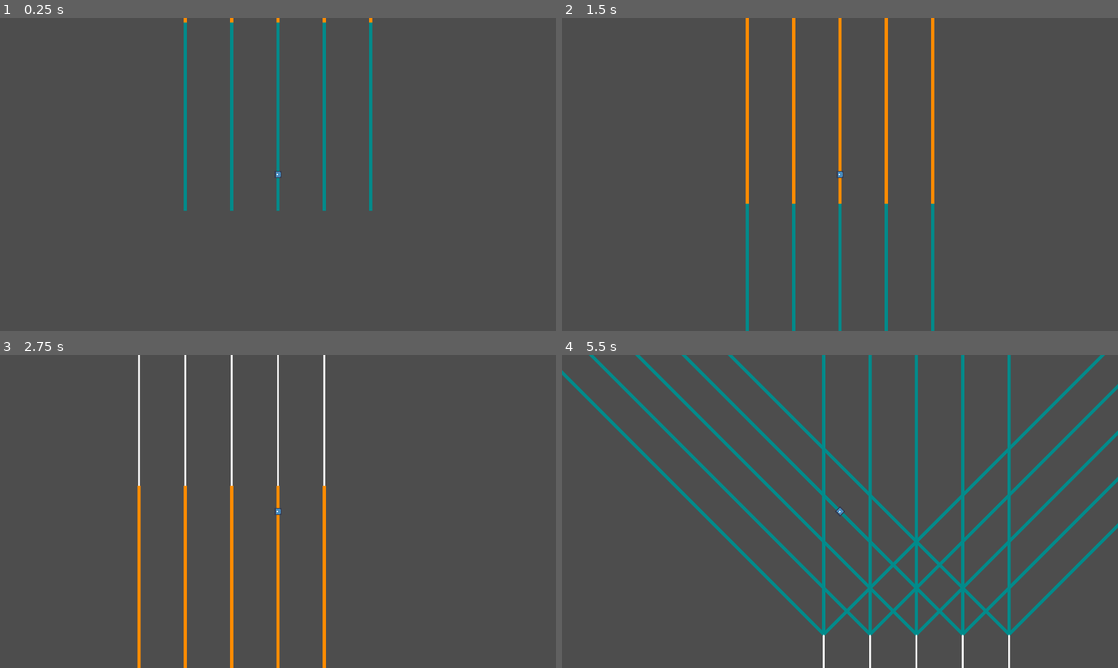
Above: before the commit, frames 1-4 (two rows, left to right).
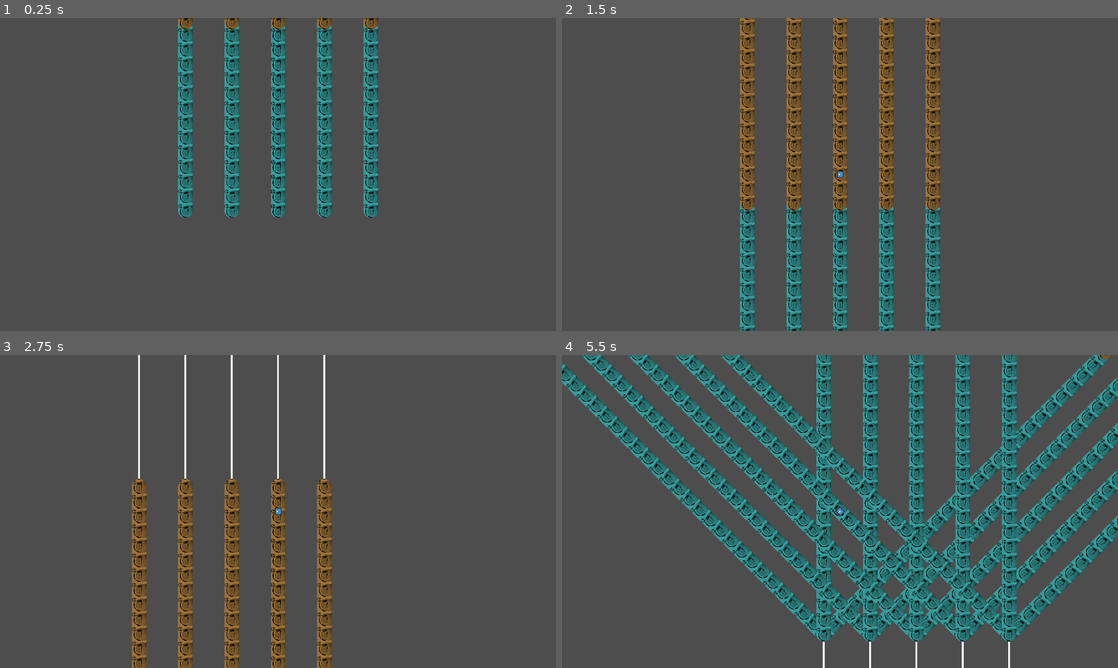
Above: after the commit, the same moments.

Repository: elpozewaunig/LanLinerReconciliation
Game: Godot game, scene res://scenes/main.tscn
The game is run twice, just before and just after one commit, with the same random seed, the same clock (stepped at 60 frames per second) and the same inputs. The engine's default icon, where the game draws it, is replaced by a stand-in: a white triangle on a blue panel in a dark square.
Inputs:
- Up to frame 1 (0.25 s): no input
- Up to frame 2 (1.5 s): hold Right (ui_right) 0.53-1.28 s; hold Left (ui_left) from 1.28 s (still down)
- Up to frame 3 (2.75 s): release Left (ui_left) at 2.03 s; hold Right (ui_right) from 2.03 s (still down)
- Up to frame 4 (5.5 s): release Right (ui_right) at 2.78 s; hold Up (ui_up) 2.78-3.53 s; hold Left (ui_left) from 3.53 s (still down)

The runs differ from the first frame. In frame 1, 8.1% of the frame differs, in the area x 32-68%, y 0-64%; in frame 2, 13%; in frame 3, 7.6%; in frame 4, 34%, in the area x 0-100%, y 0-92%.

Commit message:
seal

Diff:
--- /dev/null
+++ b/scenes/slowLine.tscn
@@ -0,0 +1,12 @@
+[gd_scene load_steps=2 format=3 uid="uid://8b58vqkl0e3i"]
+
+[ext_resource type="Texture2D" uid="uid://2xi35uca4m1k" path="res://assets/sealtileSlow.jpg" id="1_pp30w"]
+
+[node name="SealTextLine" type="Line2D"]
+texture_repeat = 2
+width = 50.0
+texture = ExtResource("1_pp30w")
+texture_mode = 1
+joint_mode = 1
+begin_cap_mode = 2
+end_cap_mode = 2
--- /dev/null
+++ b/scenes/speedLine.tscn
@@ -0,0 +1,12 @@
+[gd_scene load_steps=2 format=3 uid="uid://bx7vpo0wa7iyy"]
+
+[ext_resource type="Texture2D" uid="uid://dw0v0omd5p321" path="res://assets/sealtileFast.jpg" id="1_742vp"]
+
+[node name="SealTextLine" type="Line2D"]
+texture_repeat = 2
+width = 50.0
+texture = ExtResource("1_742vp")
+texture_mode = 1
+joint_mode = 1
+begin_cap_mode = 2
+end_cap_mode = 2
--- a/scripts/Path.gd
+++ b/scripts/Path.gd
@@ -15,26 +15,38 @@
 
 func _draw():
 
+
+
 	draw_polyline(curve.get_baked_points(), Color.WHITE, 5, true)
 
 	if(!tubele.is_empty()):
 		for el in tubele:
-			var newc = Curve2D.new()
+			var newc
 			var l1 = float(el[0])
 			var l2 = float(el[1])
 			var col = Color.DEEP_PINK
 			if(str(el[2])=="speed"):
-				col = Color.DARK_ORANGE
+				newc = getSpeedLine()
 			elif(str(el[2])=="slow"):
-				col = Color.DARK_CYAN
+				newc = getSlowLine()
 
 			newc.add_point(curve.sample_baked(l1))
 			for pointInbetween in getPointsInBetween(l1,l2, curve):
-				pass#newc.add_point(pointInbetween)
+				newc.add_point(pointInbetween)
 			newc.add_point(curve.sample_baked(l2))
-			draw_polyline(newc.get_baked_points(),col,10,true)
+			#draw_polyline(newc.get_baked_points(),col,10,true)
+			self.add_child(newc)
 
 
+
+func getSpeedLine() -> Line2D:
+	var scene = preload("res://scenes/speedLine.tscn") #preload geht aber load nit :huh:
+	var line = scene.instantiate()
+	return line
+func getSlowLine() -> Line2D:
+	var scene = preload("res://scenes/slowLine.tscn") #preload geht aber load nit :huh:
+	var line = scene.instantiate()
+	return line
 func getPointsInBetween(l1, l2, c):
 	var arr = []
 	var dist = 0.0
Binary file added: assets/sealtile.jpg
Not shown, added: assets/sealtile.jpg.import
Binary file added: assets/sealtileFast.jpg
Not shown, added: assets/sealtileFast.jpg.import
Binary file added: assets/sealtileSlow.jpg
Not shown, added: assets/sealtileSlow.jpg.import
